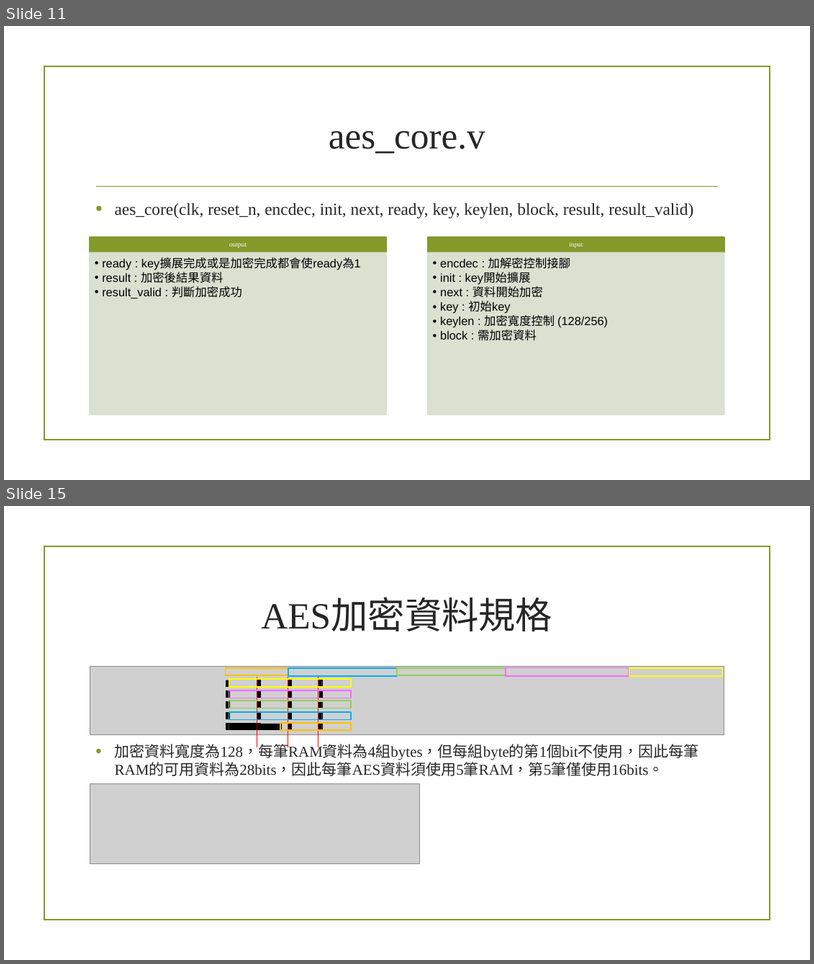
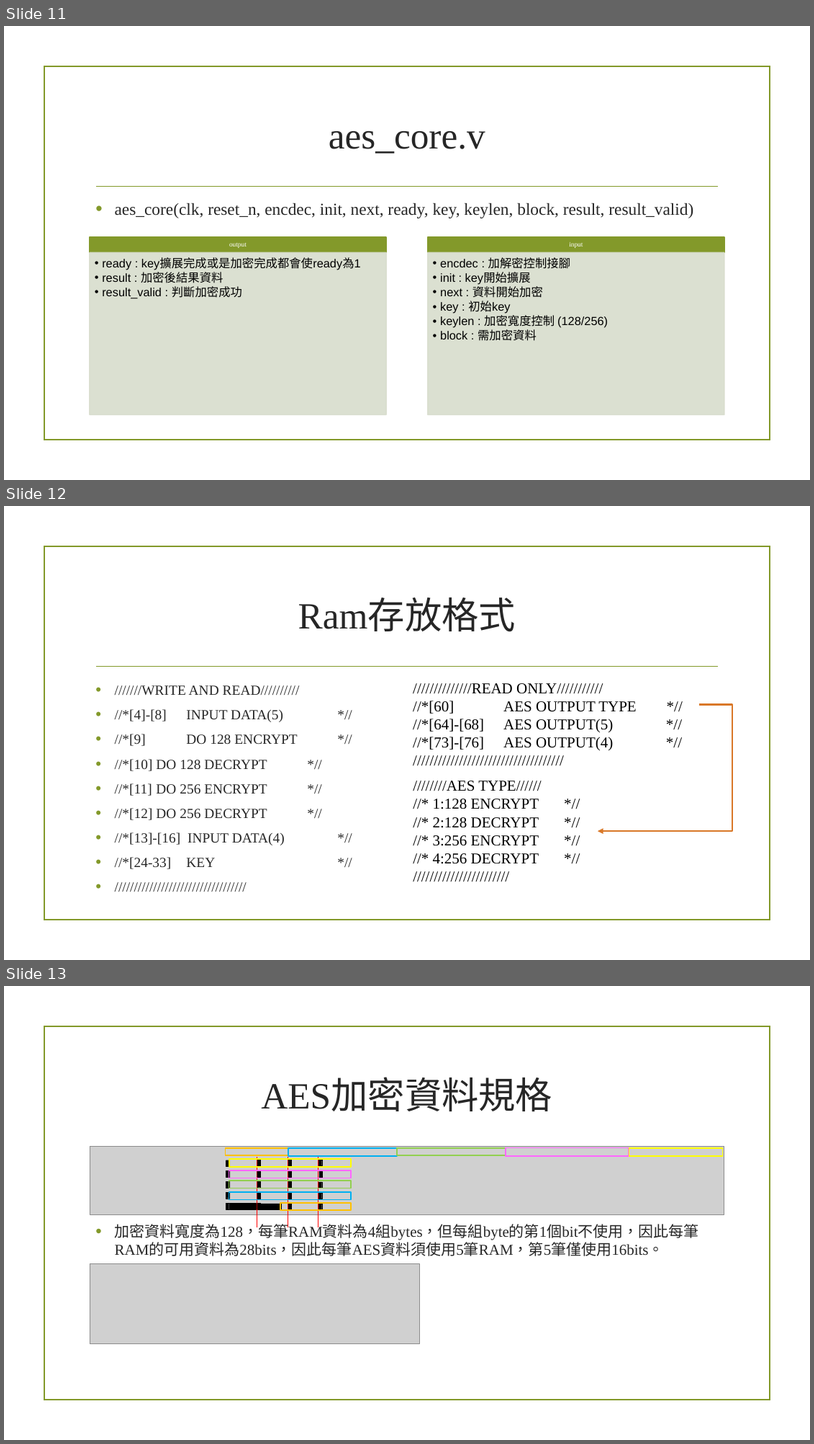
Before and after one commit to Justina0331/rs232_AES, a slide deck: rs232.pptx. Shown one above the other, each under a label of ours: slides 11 and 15 before the commit, slides 11, 12 and 13 after it; the slides between them are not shown. The pictures are 814x964 and 814x1444 pixels, drawn with LibreOffice and Linux fonts; fonts in the diff are those of the drawing; grey boxes stand for pictures; background and template pictures are left out. Boxes give left, top, right and bottom in pixels: in the first picture for what was removed or moved away, otherwise in the second. Text is boxed around its words. In the diff, an @@ line names an element or a change of style, - is before the commit and + after.

```diff
--- a/rs232.pptx
+++ b/rs232.pptx
@@ slide 12 added at (x1=4, y1=506, x2=810, y2=960), background picture (left out); not listed: 2 template elements that a slide beside it also shows @@
@@ title added at (x1=298, y1=600, x2=516, y2=632), 44 pt, text #262626 @@
+Ram存放格式
@@ text added at (x1=115, y1=685, x2=300, y2=869), 16.6 pt, text #262626 @@
+• ///////WRITE AND READ//////////
+• //*[4]-[8] INPUT DATA(5) *//
+• //*[9] DO 128 ENCRYPT *//
+• //*[10] DO 128 DECRYPT *//
+• //*[11] DO 256 ENCRYPT *//
+• //*[12] DO 256 DECRYPT *//
+• //*[13]-[16] INPUT DATA(4) *//
+• //*[24-33] KEY *//
+• //////////////////////////////////
@@ text added at (x1=413, y1=683, x2=636, y2=750), 18 pt, text #000000 @@
+//////////////READ ONLY///////////
+//*[60] AES OUTPUT TYPE *//
+//*[64]-[68] AES OUTPUT(5) *//
+//*[73]-[76] AES OUTPUT(4) *//
+////////////////////////////////////
@@ elbow arrow added from (725, 705) to (598, 831), #D97828 2.25 pt @@
@@ line added from (700, 705) to (725, 705), #D97828 2.25 pt @@
@@ text added at (x1=413, y1=780, x2=541, y2=864), 18 pt, text #000000 @@
+////////AES TYPE//////
+//* 1:128 ENCRYPT *//
+//* 2:128 DECRYPT *//
+//* 3:256 ENCRYPT *//
+//* 4:256 DECRYPT *//
+///////////////////////
@@ what was slide 15 is now slide 13 @@
```
Also in this commit, not shown: 2 slides changed, 3 slides removed, 2 other files.
